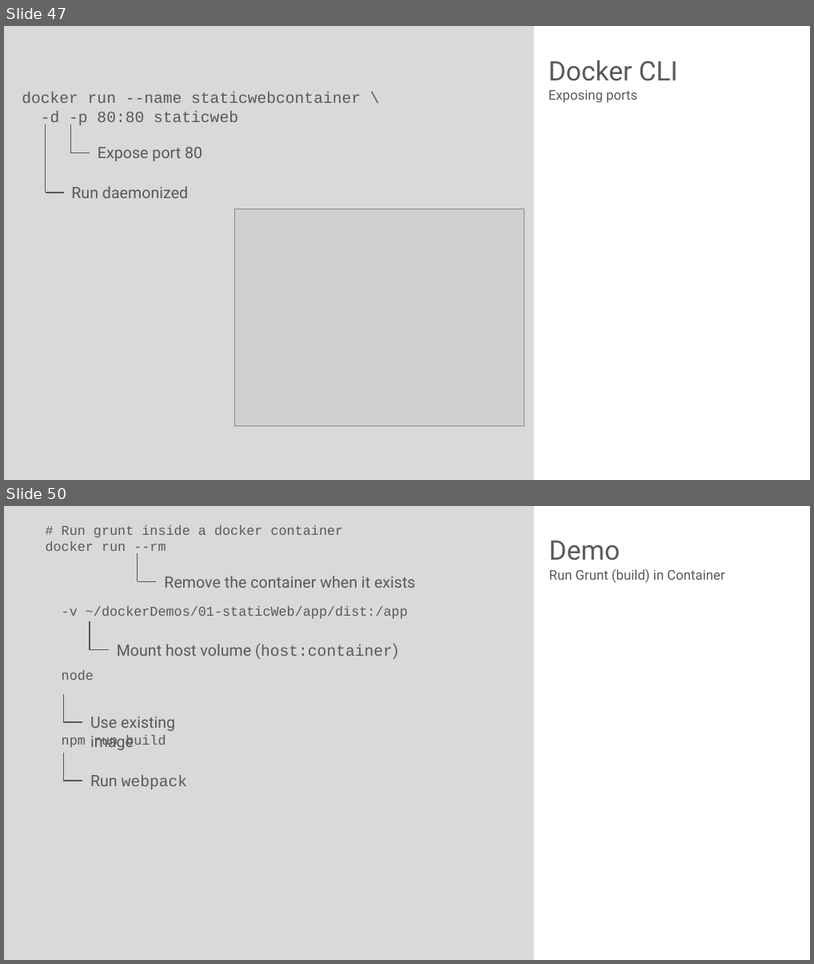
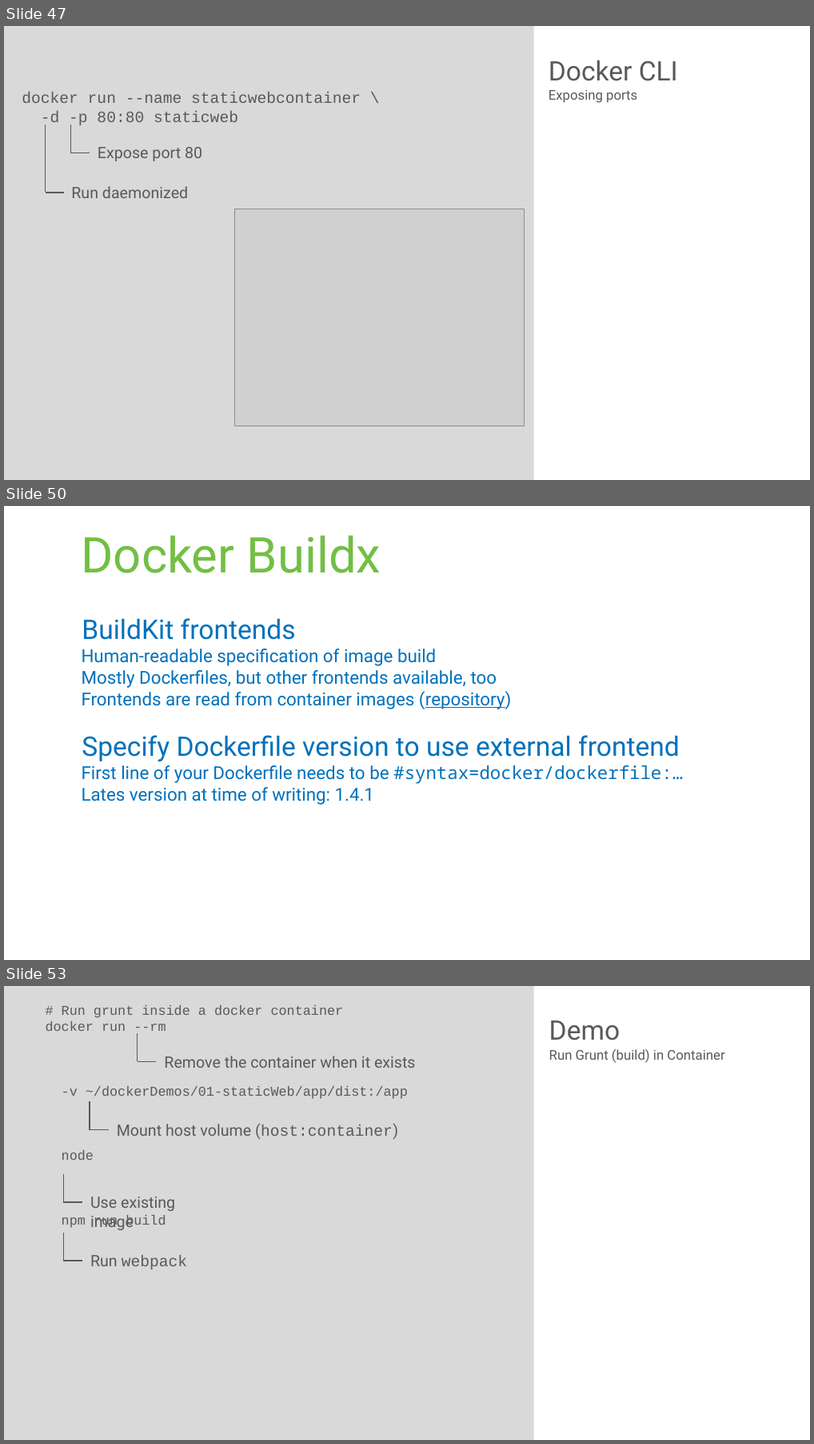
Before and after one commit to rstropek/DockerVS2015Intro, a slide deck: slides/Docker-Workshop.pptx. Shown one above the other, each under a label of ours: slides 47 and 50 before the commit, slides 47, 50 and 53 after it; the slides between them are not shown. The pictures are 814x964 and 814x1444 pixels, drawn with LibreOffice and Linux fonts; fonts in the diff are those of the drawing; grey boxes stand for pictures. Boxes give left, top, right and bottom in pixels: in the first picture for what was removed or moved away, otherwise in the second. Text is boxed around its words. In the diff, an @@ line names an element or a change of style, - is before the commit and + after.

```diff
--- a/slides/Docker-Workshop.pptx
+++ b/slides/Docker-Workshop.pptx
@@ slide 50 added at box(4, 506, 810, 960), background #FFFFFF @@
@@ title added at box(82, 536, 382, 573), 44 pt, text #72BF44 @@
+Docker Buildx
@@ text added at box(82, 618, 683, 804), 16 pt, text #0071BC @@
+BuildKit frontends
+  Human-readable specification of image build
+  Mostly Dockerfiles, but other frontends available, too
+  Frontends are read from container images (repository)
+Specify Dockerfile version to use external frontend
+  First line of your Dockerfile needs to be #syntax=docker/dockerfile:…
+  Lates version at time of writing: 1.4.1
@@ what was slide 50 is now slide 53 @@
```
Also in this commit, not shown: 4 slides changed, 2 other slides added.
